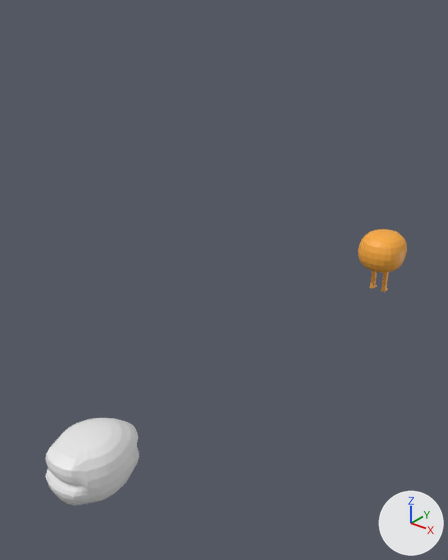
Renders of the Blender file Blender/popcorn-kernel-all.blend from each side of a commit.
Rendered twice from a 50 mm camera at (9.41, -6.85, 11.59) aimed at (-0.79, 5.91, 3.68). Lighting does not change. The marker at lower right points along +X, +Y and +Z.

The first picture shows 'kernel1', 'kernel2'.
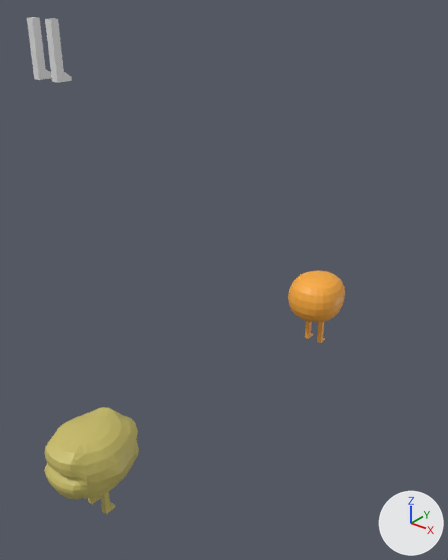
Commit message: made second stage kernel

Patch to the scene script:
```diff
--- a/Blender/popcorn-kernel-all.blend.py
+++ b/Blender/popcorn-kernel-all.blend.py
@@ mat_material_001 @@
+mat_material_001 = principled_material('Material.001')
+mat_material_001.base_color = (0.567, 0.494, 0.133)  # yellow #c6bb66
@@ me_sphere_003 @@
 # used by ob_kernel2; location = (0.0, 0.0, 1.5); rotation_euler = (0.0, 0.0, 3.142), in degrees (0, 0, 180)
-me_sphere_003.from_pydata(...)  # 595 vertices, 728 faces; spans x -0.9..0.9, y -1.27..1.09, z -0.8..0.8
+me_sphere_003.from_pydata(...)  # 671 vertices, 788 faces; spans x -1.0..0.91, y -1.27..1.09, z -1.67..0.81
+# me_sphere_003 part 1
+# 4 vertices are removed from x -0.26..0.26, y -0.07..0.0, z -0.79
+# 14 faces are deleted
+# 5 vertices in x -0.52..-0.09, y 0.43..0.93, z 0.53..0.74 move by (-0.01, 0.01, 0.01)
+# 4 vertices in x 0.18..0.66, y 0.13..0.43, z 0.63..0.79 move by (0.03, 0.01, 0.02)
+# 3 vertices in x 0.79..0.88, y 0.0..0.48, z 0.0..0.24 move by (0.02, 0.02, -0.01)
+# 3 vertices in x -0.86, y -0.25..0.25, z -0.24..0.24 move by (-0.01, 0.0, 0.0)
+# 3 vertices in x -0.79..-0.6, y 0.22..0.48, z -0.63..-0.24 move by (0.0, 0.03, -0.03)
+# 3 vertices in x -0.66..-0.48, y 0.18..0.68, z -0.63..-0.24 move by (0.0, 0.01, -0.01)
+# 59 vertices move from x -0.9..0.86, y -1.02..0.86, z -0.63..0.79 to x -1.0..0.91, y -1.02..0.87, z -0.65..0.81
+# 52 vertices are added at x -0.32..0.32, y -0.28..0.02, z -1.67..-0.77
+# 28 new vertices lie (0.15, 0.0, 0.0) away from vertices in x -0.32..0.17, y -0.28..0.02, z -1.67..-0.84
+# 74 new faces join them
+# me_sphere_003 part 2: 714 faces spanning x -1.0..0.91, y -1.27..1.09, z -0.8..0.81 switch from no material to mat_material_001 (yellow #c6ba66)
@@ ob_kernel1 @@
 ob_kernel1 = bpy.data.objects.new('kernel1', me_sphere_001)
-ob_kernel1.location = (0.0, 15.1, 1.75)
+ob_kernel1.location = (0.0, 10.0, 1.75)
 ob_kernel1.rotation_euler = (0.0, 0.0, -3.142)  # degrees (0, 0, -180)
@@ ob_leg1 @@
 ob_leg1.scale = (0.15, 0.5, 1.0)
-ob_leg1.hide_set(True)
@@ ob_leg2 @@
 ob_leg2.scale = (0.15, 0.5, 1.0)
-ob_leg2.hide_set(True)
@@ ob_kernel2 @@
 ob_kernel2 = bpy.data.objects.new('kernel2', me_sphere_003)
-ob_kernel2.location = (0.0, 0.0, 1.5)
+ob_kernel2.location = (0.0, 0.0, 1.67)
 ob_kernel2.rotation_euler = (0.0, 0.0, 3.142)  # degrees (0, 0, 180)
```

Location of each change, [x1, y1, x2, y2] in pixels of the pictures (448 x 560 px):
'kernel2', reshaped, moved (23% taller)
    before: [45, 418, 139, 505]
    after: [44, 407, 139, 514]
'kernel1', moved
    before: [358, 229, 407, 292]
    after: [288, 271, 345, 343]
'leg2', shown
    after: [45, 18, 72, 83]
'leg1', shown
    after: [27, 17, 52, 80]
part 1 of me_sphere_003, built on
    before: [49, 418, 133, 505]
    after: [48, 407, 132, 514]
part 2 of me_sphere_003, recoloured (grey to yellow)
    before: [45, 420, 139, 505]
    after: [44, 415, 139, 499]
